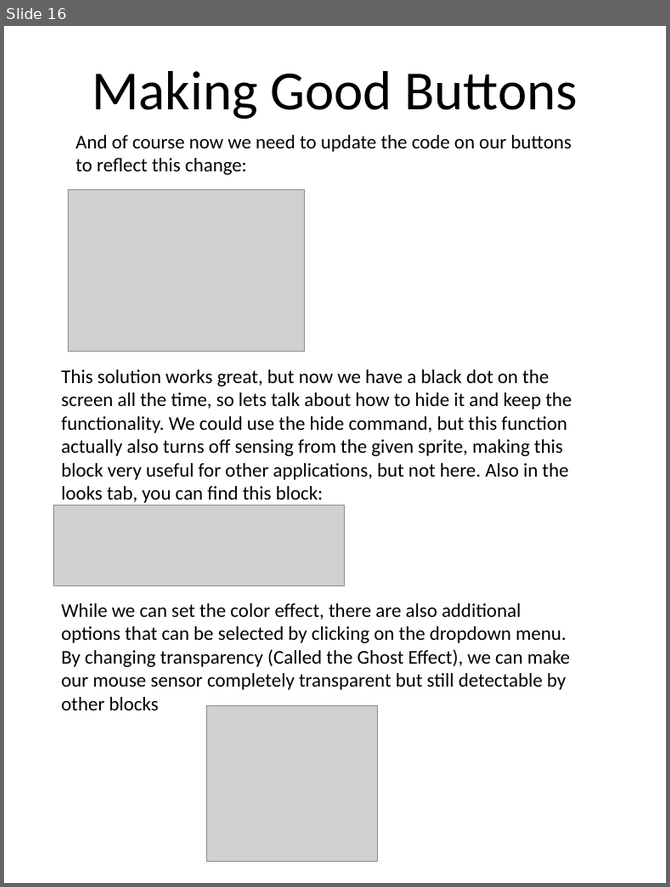
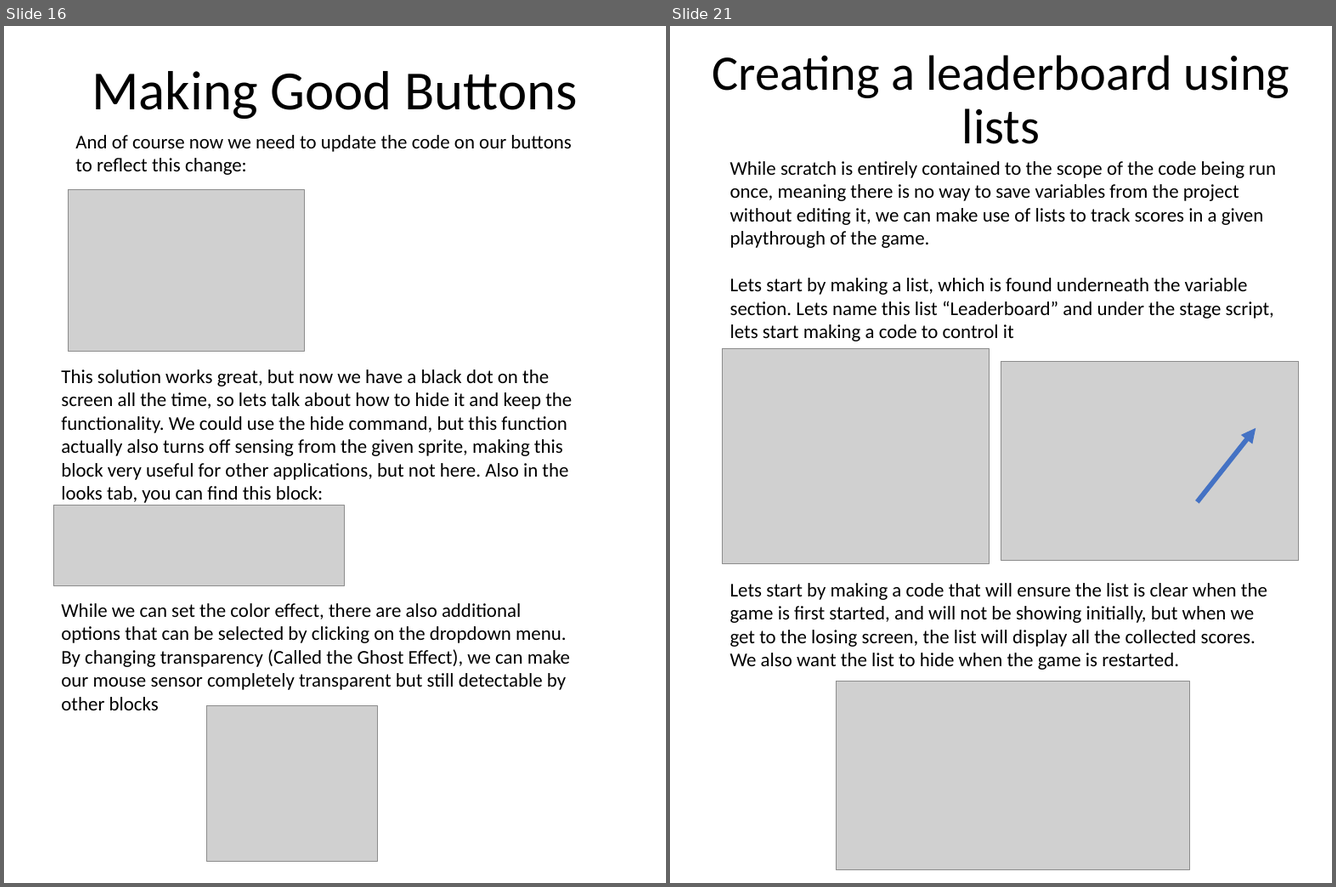
Before and after one commit to tommyrohmann/Coding-Club, a slide deck: Meeting Notes/Powerpoints they are the same as the pdfs/Coding Club Meeting 2.pptx. Shown side by side, each under a label of ours: slide 16 before the commit, slides 16 and 21 after it; the slides between them are not shown. The pictures are 670x887 and 1336x887 pixels, drawn with LibreOffice and Linux fonts; fonts in the diff are those of the drawing; grey boxes stand for pictures. Boxes give left, top, right and bottom in pixels: in the first picture for what was removed or moved away, otherwise in the second. Text is boxed around its words. In the diff, an @@ line names an element or a change of style, - is before the commit and + after.

```diff
--- a/Meeting Notes/Powerpoints they are the same as the pdfs/Coding Club Meeting 2.pptx
+++ b/Meeting Notes/Powerpoints they are the same as the pdfs/Coding Club Meeting 2.pptx
@@ slide 21 added at <box>670,26,1332,883</box>, background #FFFFFF @@
@@ title added at <box>712,55,1290,144</box>, 45.9 pt, text #000000 @@
+Creating a leaderboard using lists
@@ text added at <box>730,161,1276,341</box>, 18 pt, text #000000 @@
+While scratch is entirely contained to the scope of the code being run once, meaning there is no way to save variables from the project without editing it, we can make use of lists to track scores in a given playthrough of the game.
+Lets start by making a list, which is found underneath the variable section. Lets name this list “Leaderboard” and under the stage script, lets start making a code to control it
@@ picture added at <box>722,348,990,563</box> @@
@@ picture added at <box>1002,361,1299,561</box> @@
@@ arrow added from (1197, 502) to (1256, 428), #4472C4 4.5 pt @@
@@ text added at <box>730,583,1268,669</box>, 18 pt, text #000000 @@
+Lets start by making a code that will ensure the list is clear when the game is first started, and will not be showing initially, but when we get to the losing screen, the list will display all the collected scores. We also want the list to hide when the game is restarted.
@@ picture added at <box>836,680,1188,870</box> @@
```
Also in this commit, not shown: 5 slides changed, 9 other slides added, 2 other files.
